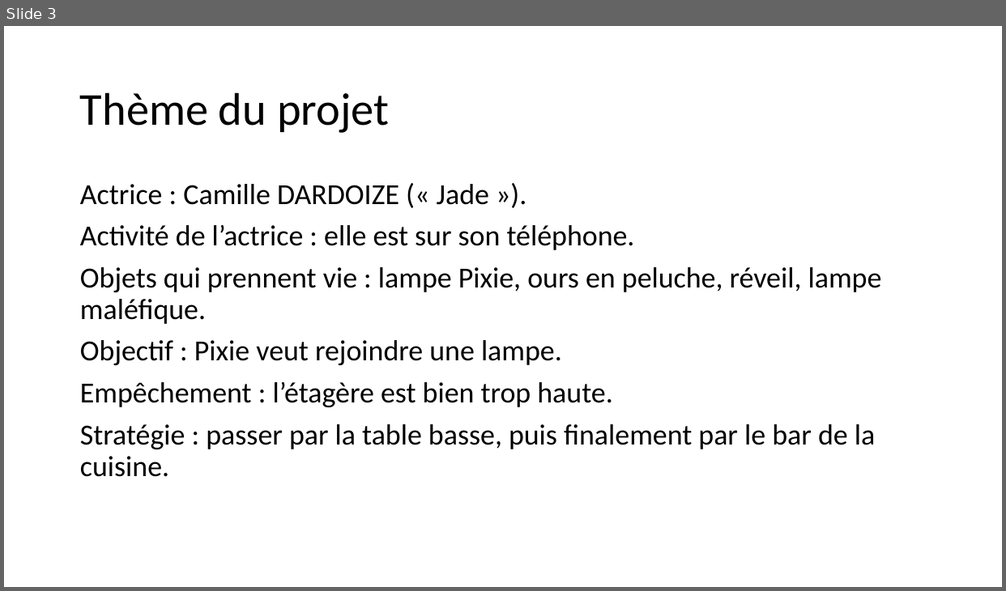
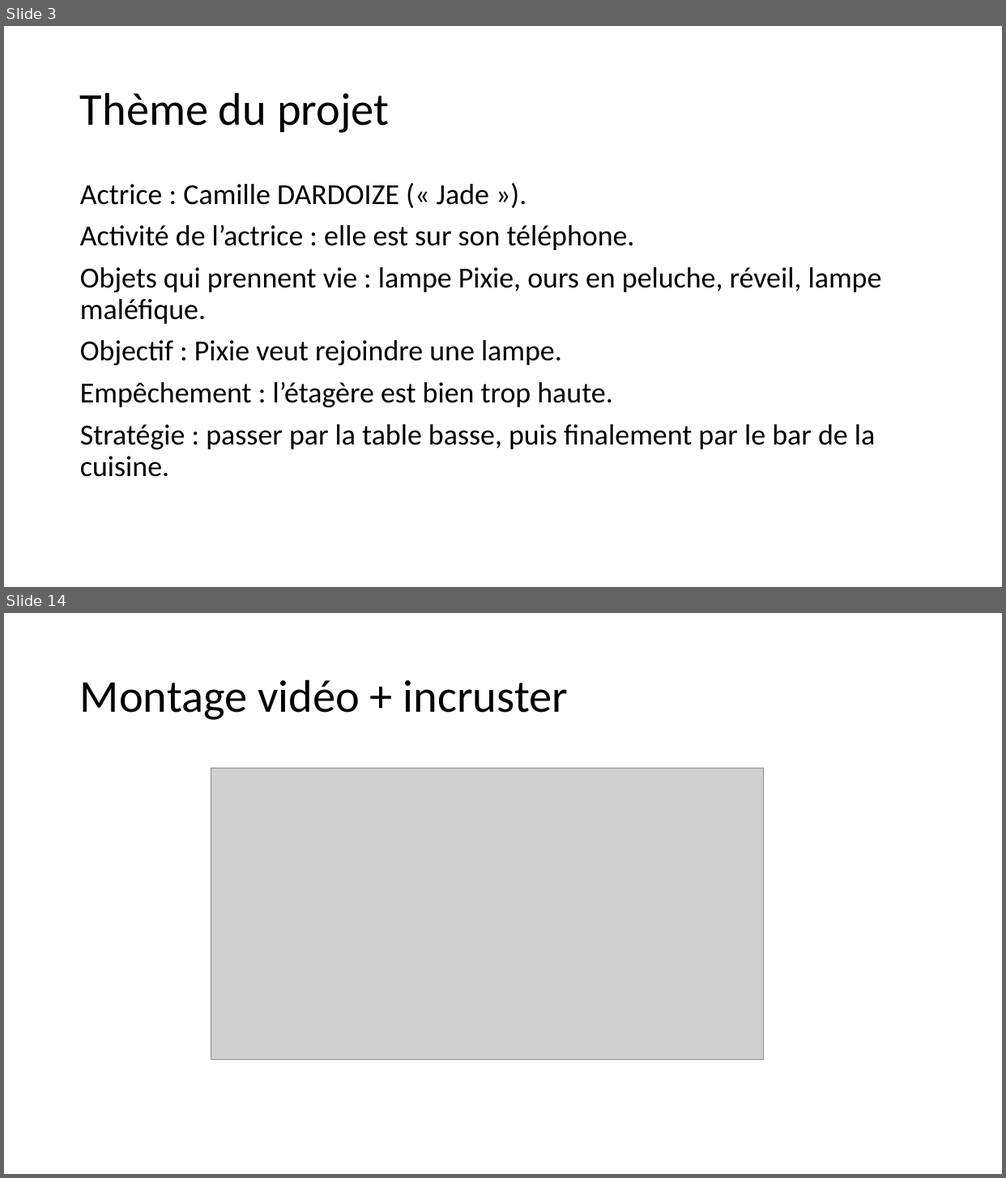
Before and after one commit to FC-Dijkstra/Minifilm_ImgWeb, a slide deck: Projet L3 Informatique_powerpointPrésentation (paslefinaljustecontenu).pptx. Shown one above the other, each under a label of ours: slide 3 before the commit, slides 3 and 14 after it; the slides between them are not shown. The pictures are 1006x591 and 1006x1178 pixels, drawn with LibreOffice and Linux fonts; fonts in the diff are those of the drawing; grey boxes stand for pictures. Boxes give left, top, right and bottom in pixels: in the first picture for what was removed or moved away, otherwise in the second. Text is boxed around its words. In the diff, an @@ line names an element or a change of style, - is before the commit and + after.

```diff
--- a/Projet L3 Informatique_powerpointPrésentation (paslefinaljustecontenu).pptx
+++ b/Projet L3 Informatique_powerpointPrésentation (paslefinaljustecontenu).pptx
@@ slide 14 added at [4, 613, 1002, 1174], background #FFFFFF @@
@@ title added at [80, 679, 568, 720], 44 pt, text #000000 @@
+Montage vidéo + incruster
@@ picture added at [211, 768, 763, 1060] @@
```
Also in this commit, not shown: 5 slides changed, 9 other slides added, 3 slides removed.
